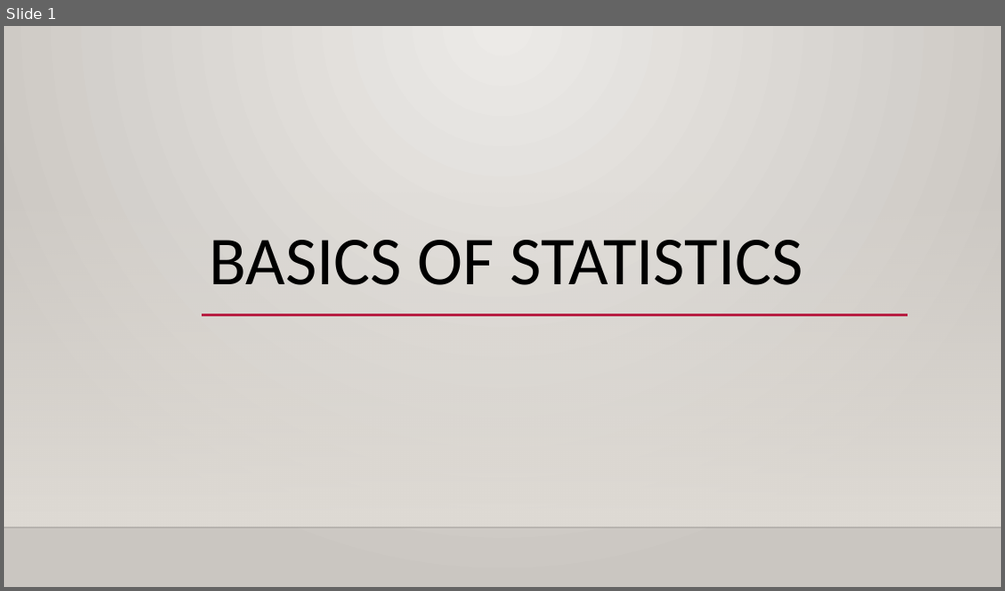
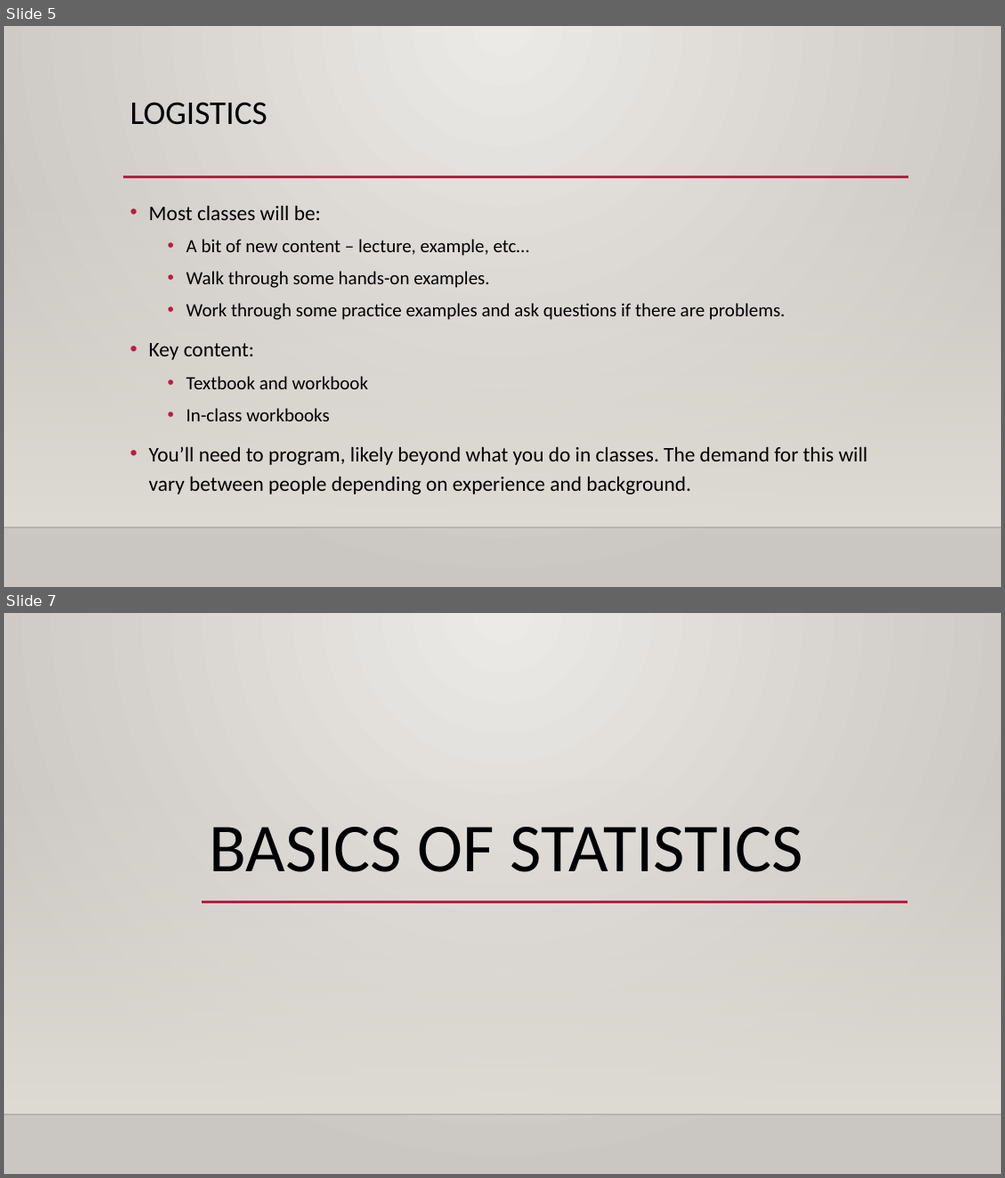
Before and after one commit to AkeemSemper/Basic_Stats_in_Python_Student_Workbooks, a slide deck: reference_material/slides/001_Basic_Stats.pptx. Shown one above the other, each under a label of ours: slide 1 before the commit, slides 5 and 7 after it; the slides between them are not shown. The pictures are 1005x591 and 1005x1178 pixels, drawn with LibreOffice and Linux fonts; fonts in the diff are those of the drawing; background and template pictures are left out. Boxes give left, top, right and bottom in pixels: in the first picture for what was removed or moved away, otherwise in the second. Text is boxed around its words. In the diff, an @@ line names an element or a change of style, - is before the commit and + after.

```diff
--- a/reference_material/slides/001_Basic_Stats.pptx
+++ b/reference_material/slides/001_Basic_Stats.pptx
@@ slide 5 added at (4,26,1001,587), background gradient #ECEAE7 to #CAC7C1; not listed: 2 template elements that a slide beside it also shows @@
@@ title added at (130,102,267,125), 32 pt, text #000000 @@
+LOGISTICS
@@ line added from (123, 177) to (909, 177), #B71E42 2.5 pt @@
@@ text added at (149,205,868,494), 18 pt, text #000000 @@
+• Most classes will be:
+  • A bit of new content – lecture, example, etc…
+  • Walk through some hands-on examples.
+  • Work through some practice examples and ask questions if there are problems.
+• Key content:
+  • Textbook and workbook
+  • In-class workbooks
+• You’ll need to program, likely beyond what you do in classes. The demand for this will vary between people depending on experience and background.
@@ what was slide 1 is now slide 7 @@
```
Also in this commit, not shown: 4 slides changed, 8 other slides added, 9 other files.
